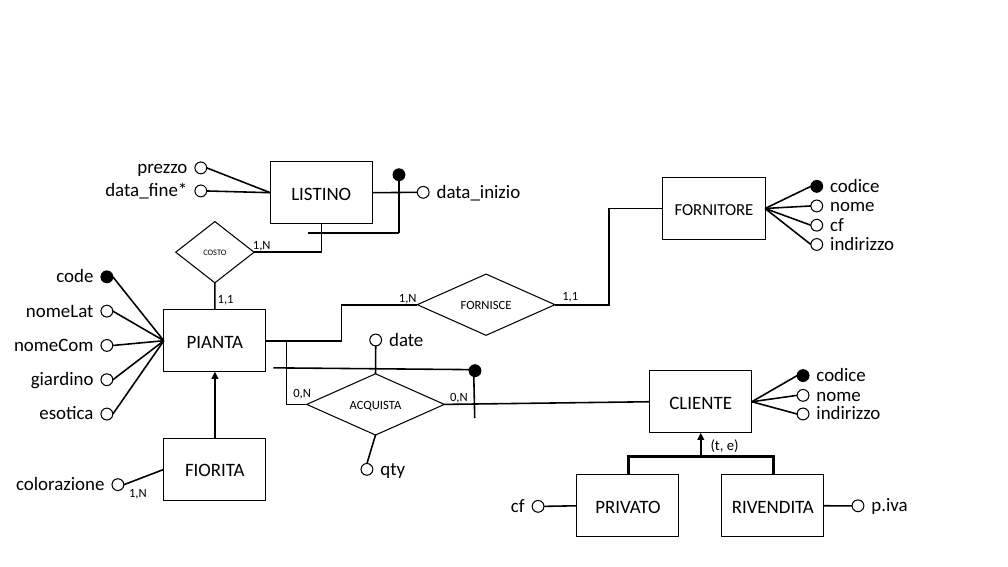
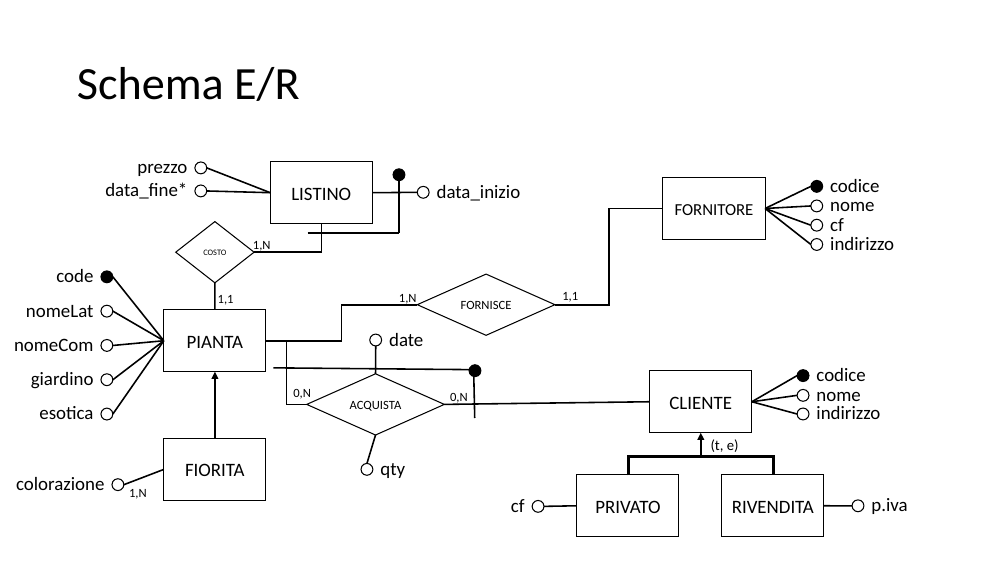
Before and after one commit to davidemaggiulli/agritech_repo3, a slide deck: slide 14 of DBMS – Esercizi.pptx. Drawn at 1008x567 pixels with LibreOffice and Linux fonts; fonts in the diff are those of the drawing. Boxes give left, top, right and bottom in pixels: in the first picture for what was removed or moved away, otherwise in the second. Text is boxed around its words. In the diff, an @@ line names an element or a change of style, - is before the commit and + after.

```diff
--- a/DBMS – Esercizi.pptx
+++ b/DBMS – Esercizi.pptx
@@ title added at (77,67,299,101), 44 pt, text #000000 @@
+Schema E/R
```
Also in this commit, not shown: 1 other slide changed, 5 slides added, 1 other file.
